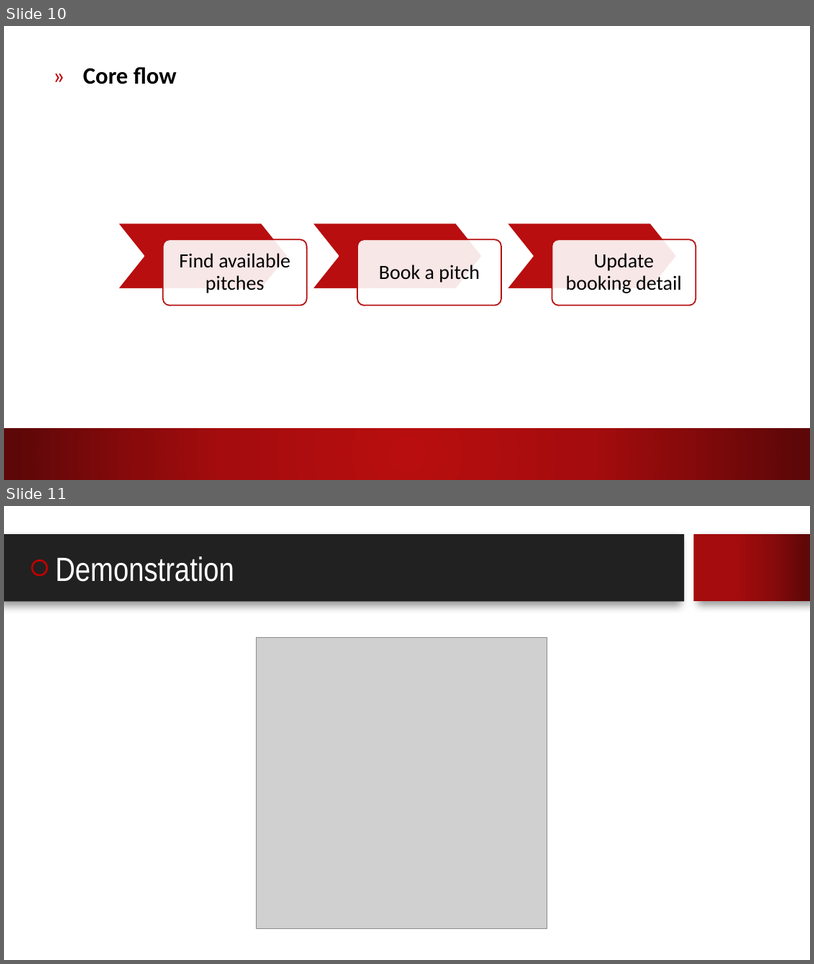
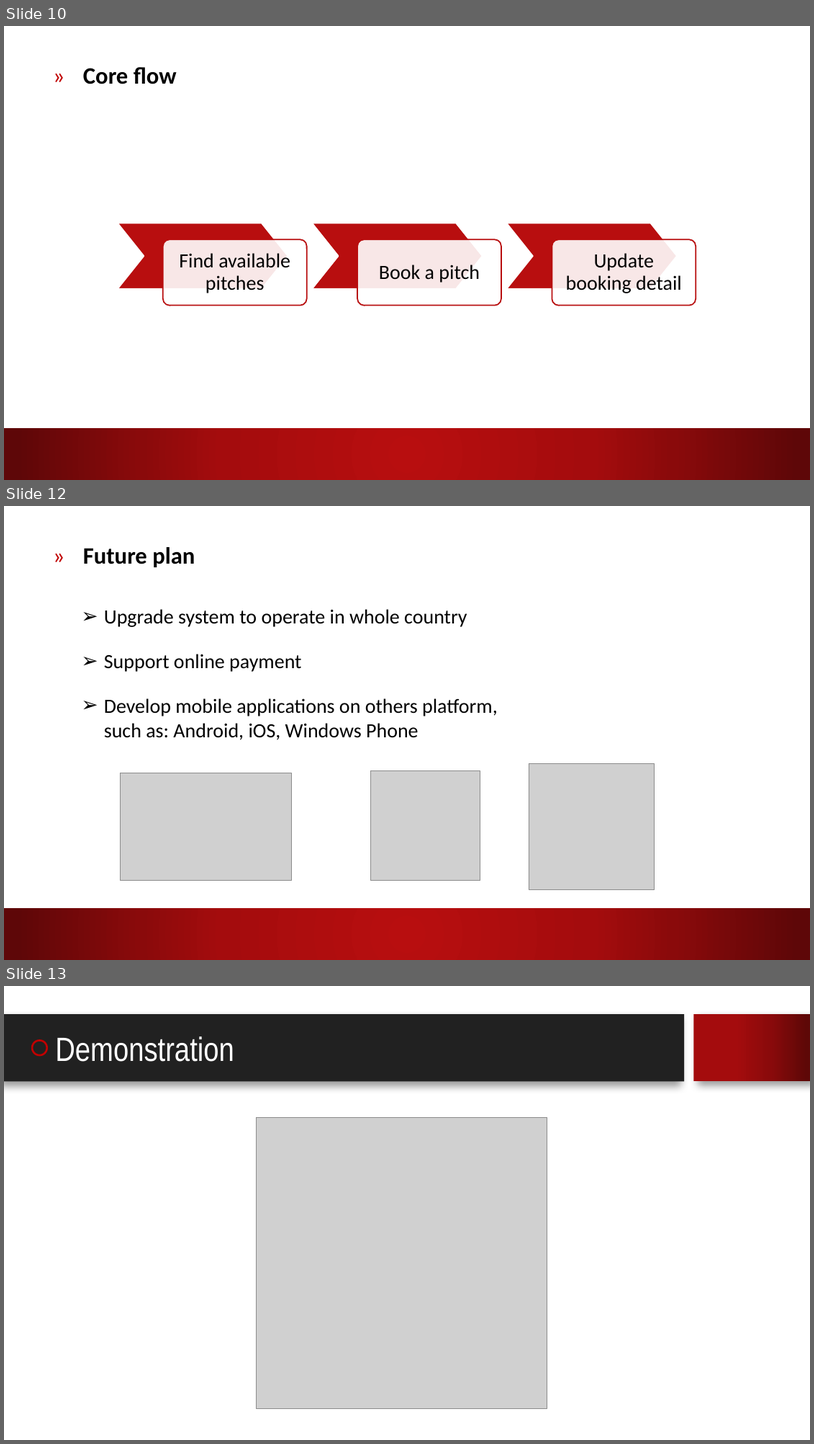
Before and after one commit to lighting92/football-pitches-booking, a slide deck: Material/ThinhND/FPB_CP_Presentation.pptx. Shown one above the other, each under a label of ours: slides 10 and 11 before the commit, slides 10, 12 and 13 after it; the slides between them are not shown. The pictures are 814x964 and 814x1444 pixels, drawn with LibreOffice and Linux fonts; fonts in the diff are those of the drawing; grey boxes stand for pictures; background and template pictures are left out. Boxes give left, top, right and bottom in pixels: in the first picture for what was removed or moved away, otherwise in the second. Text is boxed around its words. In the diff, an @@ line names an element or a change of style, - is before the commit and + after.

```diff
--- a/Material/ThinhND/FPB_CP_Presentation.pptx
+++ b/Material/ThinhND/FPB_CP_Presentation.pptx
@@ slide 12 added at (4,506,810,960), background picture (left out) @@
@@ text added at (83,547,195,567), 28 pt, text #000000, bold @@
+» Future plan
@@ text added at (104,609,467,627), 24 pt, text #000000 @@
+➢ Upgrade system to operate in whole country
@@ text added at (104,654,301,672), 24 pt, text #000000 @@
+➢ Support online payment
@@ text added at (104,698,498,740), 24 pt, text #000000 @@
+➢ Develop mobile applications on others platform, such as: Android, iOS, Windows Phone
@@ picture added at (529,764,655,890) @@
@@ picture added at (120,773,292,880) @@
@@ picture added at (370,770,480,880) @@
@@ rectangle added at (4,908,810,960), fill gradient #B80E0F to #A40C0D to #8A0A0B to #5E0708 @@
@@ what was slide 11 is now slide 13 @@
```
Also in this commit, not shown: 1 other slide added.
